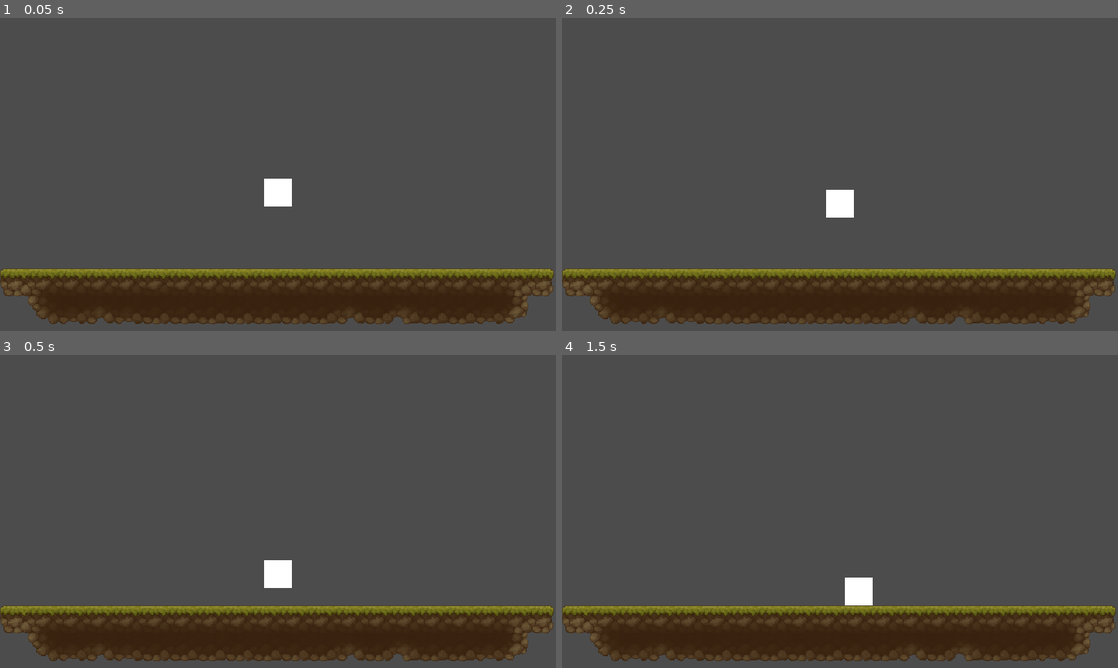
Above: before the commit, frames 1-4 (two rows, left to right).
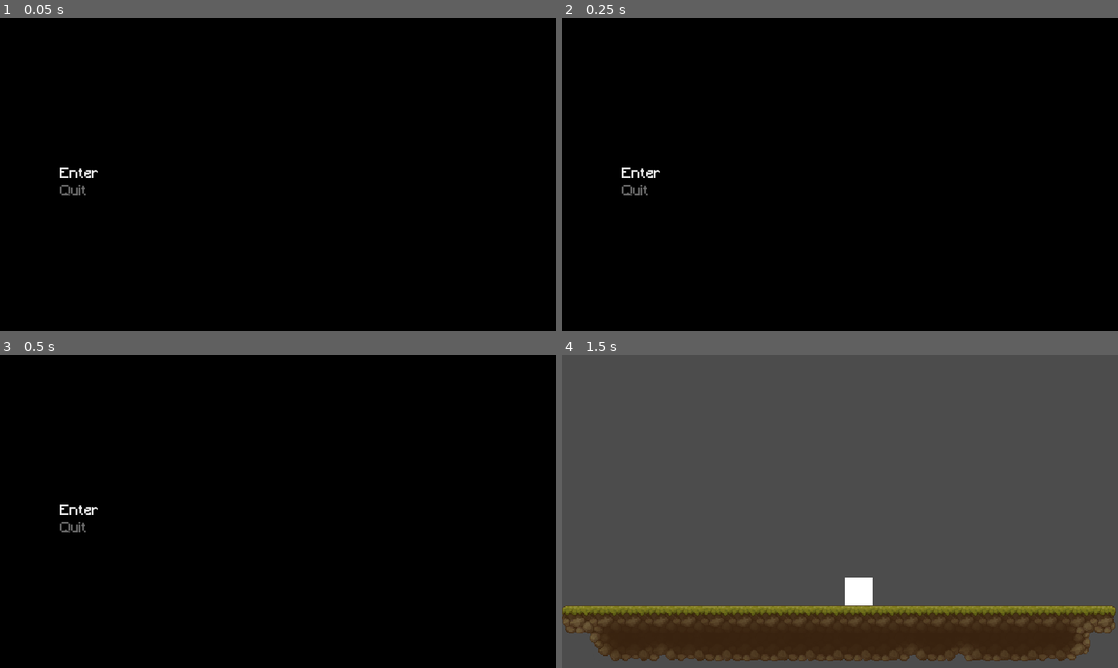
Above: after the commit, the same moments.

Repository: Astrol99/RetroKnight
Game: Godot game, scene res://MainMenu.tscn
Two runs of this game, one before a commit and one after it. Both use one fixed random seed, a clock stepped at 60 frames per second and the inputs below. Before the commit the project starts from res://World.tscn.
Inputs (mouse positions are in pixels of both pictures, inside the frame that each line leads up to):
- Up to frame 1 (0.05 s): no input
- Up to frame 2 (0.25 s): no input
- Up to frame 3 (0.5 s): no input
- Up to frame 4 (1.5 s): click (656, 511) at 0.5 s, where only the run after the commit has a clickable "Enter"; hold Right (ui_right) from 1.28 s (still down)

The runs differ from the first frame. In frame 1, 100% of the frame differs, in the area x 0-100%, y 0-100%; in frame 2, 100%; in frame 3, 100%; in frame 4, nothing differs.

Commit message:
Added basic main menu

Diff:
--- /dev/null
+++ b/MainMenu.gd
@@ -0,0 +1,13 @@
+extends Control
+
+
+func _ready():
+	$VBoxContainer/Enter.grab_focus()
+
+
+func _on_Enter_pressed():
+	get_tree().change_scene("res://World.tscn")
+
+
+func _on_Quit_pressed():
+	get_tree().quit()
--- /dev/null
+++ b/MainMenu.tscn
@@ -0,0 +1,49 @@
+[gd_scene load_steps=3 format=2]
+
+[ext_resource path="res://MainMenu.gd" type="Script" id=1]
+[ext_resource path="res://assets/themes/PixelTheme.tres" type="Theme" id=2]
+
+[node name="MainMenu" type="Control"]
+anchor_right = 1.0
+anchor_bottom = 1.0
+script = ExtResource( 1 )
+__meta__ = {
+"_edit_use_anchors_": false
+}
+
+[node name="ColorRect" type="ColorRect" parent="."]
+margin_right = 640.0
+margin_bottom = 360.0
+color = Color( 0, 0, 0, 1 )
+__meta__ = {
+"_edit_use_anchors_": false
+}
+
+[node name="VBoxContainer" type="VBoxContainer" parent="."]
+margin_left = 69.0
+margin_top = 172.0
+margin_right = 146.0
+margin_bottom = 208.0
+theme = ExtResource( 2 )
+__meta__ = {
+"_edit_group_": true,
+"_edit_use_anchors_": false
+}
+
+[node name="Enter" type="Button" parent="VBoxContainer"]
+margin_right = 77.0
+margin_bottom = 16.0
+focus_neighbour_top = NodePath("../Quit")
+text = "Enter"
+align = 0
+
+[node name="Quit" type="Button" parent="VBoxContainer"]
+margin_top = 20.0
+margin_right = 77.0
+margin_bottom = 36.0
+focus_neighbour_bottom = NodePath("../Enter")
+text = "Quit"
+align = 0
+
+[connection signal="pressed" from="VBoxContainer/Enter" to="." method="_on_Enter_pressed"]
+[connection signal="pressed" from="VBoxContainer/Quit" to="." method="_on_Quit_pressed"]
--- a/World.tscn
+++ b/World.tscn
@@ -1,6 +1,6 @@
 [gd_scene load_steps=163 format=2]
 
-[ext_resource path="res://assets/TX Tileset Ground.png" type="Texture" id=1]
+[ext_resource path="res://assets/tilesets/TX Tileset Ground.png" type="Texture" id=1]
 [ext_resource path="res://Player.tscn" type="PackedScene" id=2]
 
 [sub_resource type="ConvexPolygonShape2D" id=1]
--- /dev/null
+++ b/assets/themes/PixelTheme.tres
@@ -0,0 +1,23 @@
+[gd_resource type="Theme" load_steps=7 format=2]
+
+[sub_resource type="StyleBoxEmpty" id=7]
+
+[sub_resource type="StyleBoxEmpty" id=4]
+
+[sub_resource type="StyleBoxEmpty" id=5]
+
+[sub_resource type="StyleBoxEmpty" id=6]
+
+[sub_resource type="DynamicFontData" id=1]
+font_path = "res://assets/fonts/Minecraft.ttf"
+
+[sub_resource type="DynamicFont" id=2]
+font_data = SubResource( 1 )
+
+[resource]
+default_font = SubResource( 2 )
+Button/colors/font_color = Color( 0.878431, 0.878431, 0.878431, 0.47451 )
+Button/styles/focus = SubResource( 7 )
+Button/styles/hover = SubResource( 4 )
+Button/styles/normal = SubResource( 5 )
+Button/styles/pressed = SubResource( 6 )
--- a/project.godot
+++ b/project.godot
@@ -11,7 +11,7 @@
 [application]
 
 config/name="TSA Project"
-run/main_scene="res://World.tscn"
+run/main_scene="res://MainMenu.tscn"
 config/icon="res://icon.png"
 
 [display]
Binary file added: assets/fonts/Minecraft.ttf
Renamed: assets/TX Chest Animation.png -> assets/tilesets/TX Chest Animation.png
Not shown, changed: assets/tilesets/TX Chest Animation.png.import
Renamed: assets/TX Tileset Ground.png -> assets/tilesets/TX Tileset Ground.png
Not shown, changed: assets/tilesets/TX Tileset Ground.png.import
Renamed: assets/TX Village Props.png -> assets/tilesets/TX Village Props.png
Not shown, changed: assets/tilesets/TX Village Props.png.import
